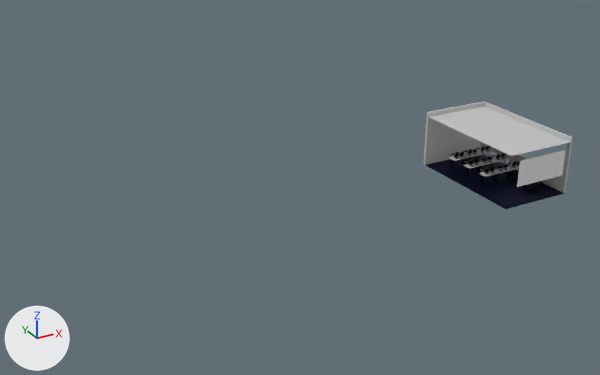
A saved change to the OBJ model assets/models/ClaudeChappe/salle_classe_bas05.obj.
Rendered twice from a 50 mm lens placed at (-109.7, -105.2, 72.1), pointed at (-36.5, 27.8, 5.6). Every picture has the same lights, and +X, +Y and +Z are marked at lower left. Where no turn or scale is listed for an object, it has been applied to the vertices.

Script lines for the objects in view, before the commit:
```python
ob_plafond_classe_019 = bpy.data.objects.new('plafond_classe.019', me_plafond_classe_019)
ob_plafond_classe_019.location = (0.0, 0.0, 0.0)
```
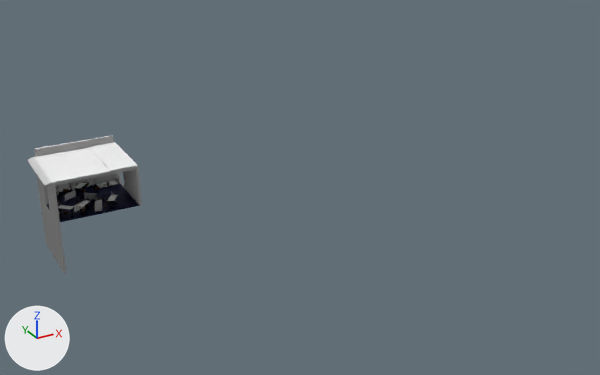
What changed in the scene script:
```text
Change mat_plastic_white_material:
    where n6 = _N.new('ShaderNodeNormalMap'); n6.name = 'Normal Map'
    remove n6.inputs[0].default_value = 0.0  # 'Strength'
Change mat_dark_metal:
    where n5 = _N.new('ShaderNodeNormalMap'); n5.name = 'Normal Map'
    remove n5.inputs[0].default_value = 0.0  # 'Strength'
Change me_plafond_classe_019:
    used by ob_plafond_classe_019; location = (0.0, 0.0, 0.0)
    remove me_plafond_classe_019.from_pydata(...)  # 3290 vertices, 5628 faces; spans x -12.4..2.2, y -4.7..20.0, z 8.7..19.8
    add me_plafond_classe_019.from_pydata(...)  # 2847 vertices, 4901 faces; spans x -81.9..-63.2, y 47.0..62.6, z -11.5..10.2
    me_plafond_classe_019 part 1: 199 loose pieces with 2154 vertices, spanning x -12.4..2.2, y -4.7..20.0, z 8.7..19.8, are deleted
    me_plafond_classe_019 part 2: 1711 vertices added at x -81.9..-63.2, y 47.0..62.6, z -11.5..10.2
    remove me_plafond_classe_019.materials.append(mat_plastic_noir)  # black #000000
    remove me_plafond_classe_019.materials.append(mat_material)  # white #e7e7e7
```

Boxes [x1, y1, x2, y2] around the edits, measured in the pictures (600 x 375 px):
'plafond_classe.019', surface changed, reshaped (23% narrower, 28% taller): before [424, 101, 573, 209]; after [27, 135, 141, 274]
part 1 of me_plafond_classe_019, deleted: before [424, 101, 573, 209]
part 2 of me_plafond_classe_019, added: after [27, 135, 141, 274]
